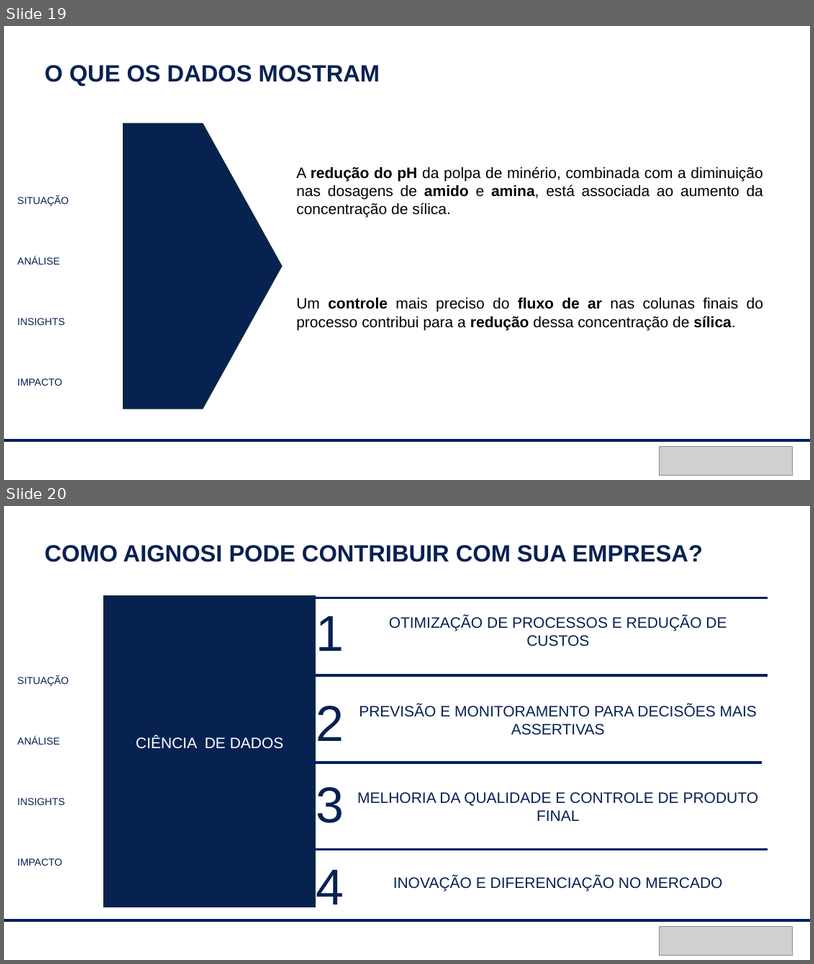
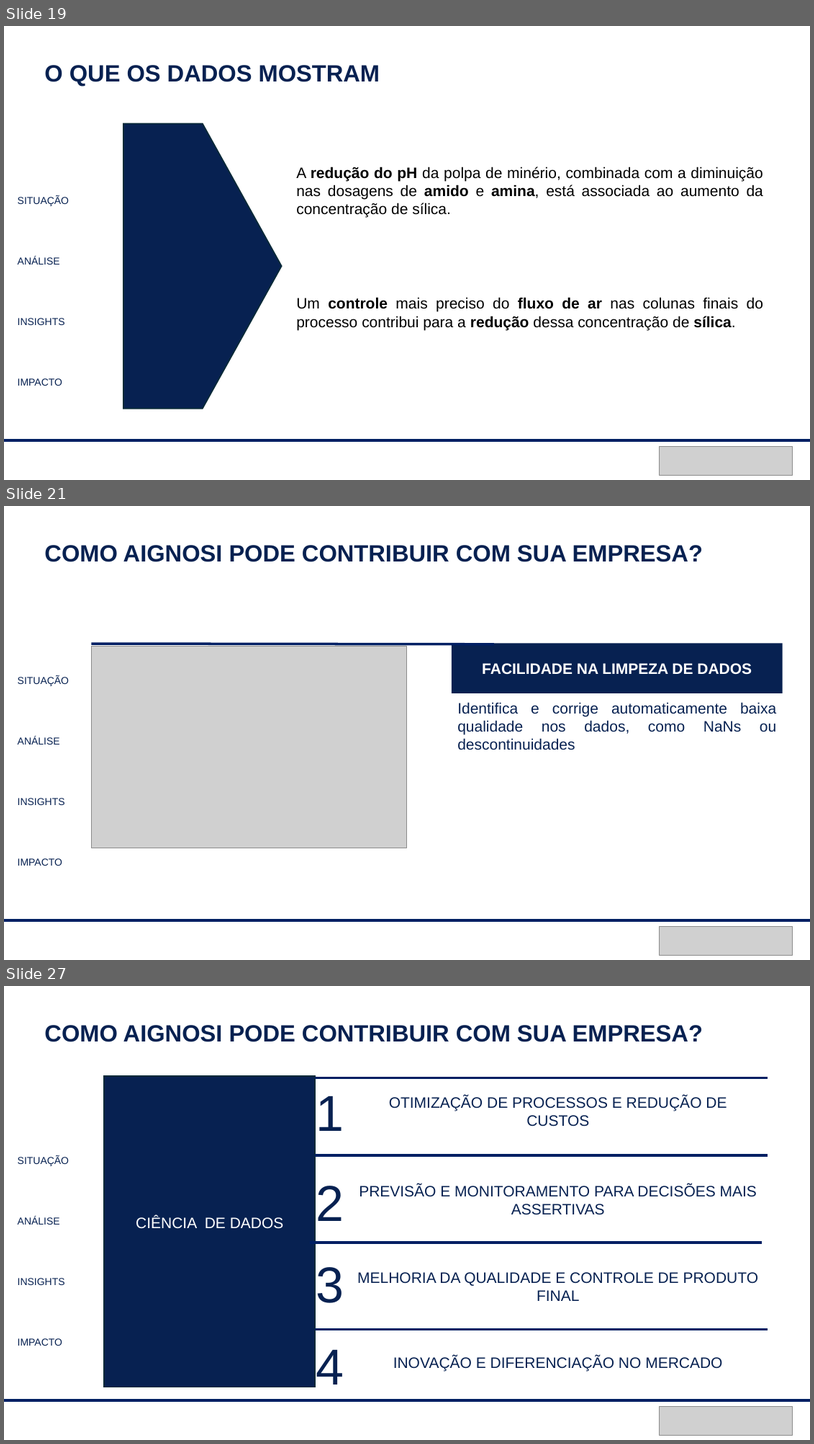
Before and after one commit to peixotoigor/aignosi-internship-datascience-challenge, a slide deck: Apresentacao/EDA_ore_mining.pptx. Shown one above the other, each under a label of ours: slides 19 and 20 before the commit, slides 19, 21 and 27 after it; the slides between them are not shown. The pictures are 814x964 and 814x1444 pixels, drawn with LibreOffice and Linux fonts; fonts in the diff are those of the drawing; grey boxes stand for pictures. Boxes give left, top, right and bottom in pixels: in the first picture for what was removed or moved away, otherwise in the second. Text is boxed around its words. In the diff, an @@ line names an element or a change of style, - is before the commit and + after.

```diff
--- a/Apresentacao/EDA_ore_mining.pptx
+++ b/Apresentacao/EDA_ore_mining.pptx
@@ slide 21 added at bbox=[4, 506, 810, 960], background #FFFFFF @@
@@ text added at bbox=[44, 545, 703, 562], 28 pt, text #072151, bold @@
+COMO AIGNOSI PODE CONTRIBUIR COM SUA EMPRESA?
@@ picture added at bbox=[91, 646, 407, 847] @@
@@ line added from (91, 644) to (494, 644), #001F63 3 pt @@
@@ rectangle added at bbox=[452, 644, 782, 693], fill #072151, 18 pt, text #FFFFFF, bold @@
+FACILIDADE NA LIMPEZA DE DADOS
@@ text added at bbox=[18, 676, 69, 865], 12 pt, text #072151 @@
+SITUAÇÃO
+ANÁLISE
+INSIGHTS
+IMPACTO
@@ text added at bbox=[458, 702, 777, 750], 18 pt, text #072151 @@
+Identifica e corrige automaticamente baixa qualidade nos dados, como NaNs ou descontinuidades
@@ line added from (4, 921) to (810, 921), #001F63 3 pt @@
@@ picture added at bbox=[660, 926, 793, 955] @@
@@ what was slide 20 is now slide 27 @@
```
Also in this commit, not shown: 1 slide changed, 6 other slides added, 2 other files.
